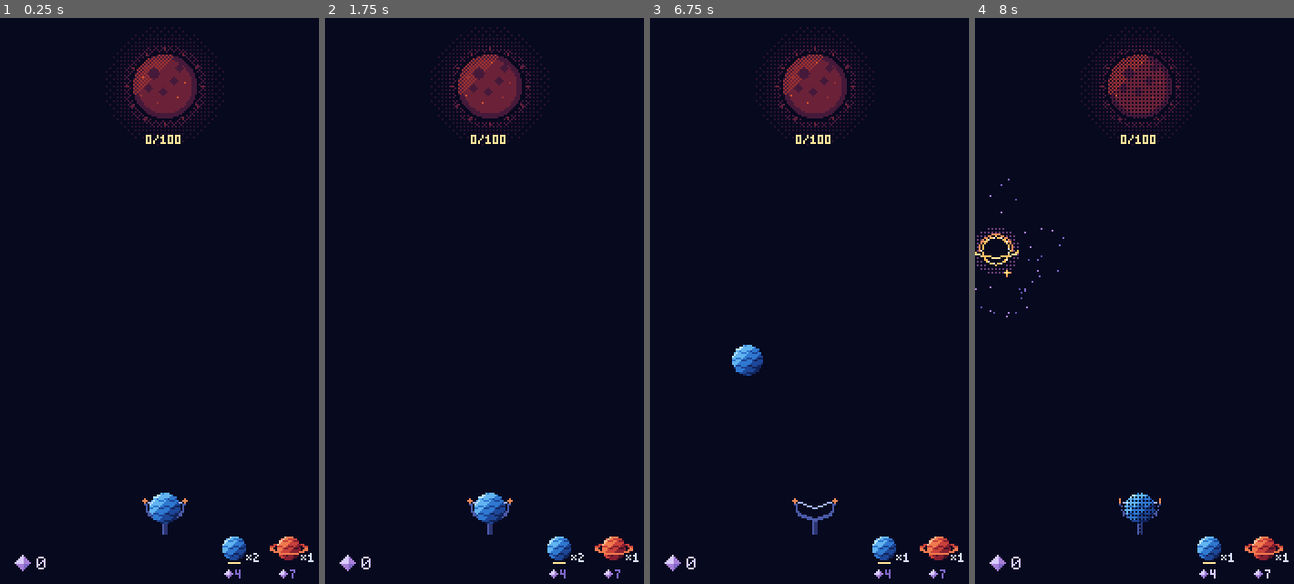
Above: before the commit, frames 1-4 (left to right).
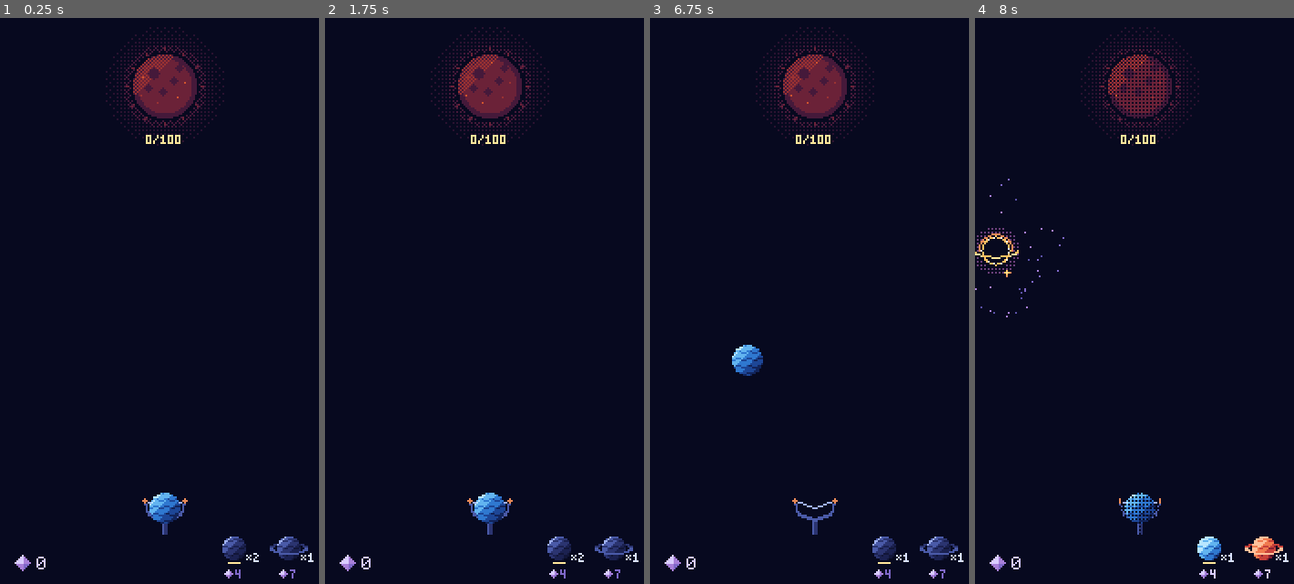
Above: after the commit, the same moments.

Repository: mrafael1/DustInSpace
Game: Godot game, scene res://game/scenes/main.tscn
Two runs of this game, one before a commit and one after it. Both use one fixed random seed, a clock stepped at 60 frames per second and the inputs below.
Inputs (mouse positions are in pixels of both pictures, inside the frame that each line leads up to):
- Up to frame 1 (0.25 s): no input
- Up to frame 2 (1.75 s): tap Enter at 0.5 s; move the mouse to (561, 278) at 0.52 s; hold Shift 0.53-1.25 s; click (561, 278) at 0.67 s; tap Space at 1.25 s; drag from (423, 334) to (471, 425) at 1.27 s
- Up to frame 3 (6.75 s): tap Enter at 2, 3.5 s; move the mouse to (847, 176) at 2.02 s; tap Ctrl at 2.1 s; click (847, 176) at 2.17 s; tap Space at 2.75, 4.25 s; drag from (796, 425) to (716, 216) at 2.77 s; move the mouse to (911, 391) at 3.52 s; tap B at 3.6 s; click (911, 391) at 3.67 s; drag from (716, 216) to (764, 159) at 4.27 s; move the mouse to (831, 306) at 5.02 s; tap Alt at 5.1 s; click (831, 306) at 5.17 s; drag from (764, 159) to (748, 334) at 5.77 s; move the mouse to (886, 278) at 6.52 s; tap L at 6.6 s; click (886, 278) at 6.67 s
- Up to frame 4 (8 s): drag from (1073, 334) to (1121, 425) at 7.27 s

The runs differ from the first frame. In frame 1, 0.5% of the frame differs, in the area x 69-97%, y 91-96%; in frame 2, 0.5%; in frame 3, 0.5%; in frame 4, 0.5%.

Commit message:
feat: light HUD pack icons when affordable, grey them when not
Co-Authored-By: Claude Opus 5.5 <noreply@anthropic.com>
Claude-Session: https://claude.ai/code/session_01ASnDPR9SCSabzXswq9efCT

Diff:
--- a/game/scenes/pack_view.gd
+++ b/game/scenes/pack_view.gd
@@ -3,7 +3,8 @@
 ## One star pack, drawn in code from its ramp until the pack art lands (#13).
 ## Blue: a banded planet, r8. Red: a smaller planet with a ring. Lit from the top-left, no outline.
 ## Tremble frames are drawn, never scaled: `grown` draws the next radius up, `bright` shifts
-## every pixel one step up its ramp.
+## every pixel one step up its ramp. `greyed` draws the pack on the land ramp instead of its own:
+## the HUD's mark for a pack the dust can't buy.
 
 const RADIUS: Dictionary[String, int] = {"blue": 8, "red": 6}
 ## Red pack ring: an ellipse this wide and tall around the planet.
@@ -22,6 +23,10 @@
 	set(value):
 		bright = value
 		queue_redraw()
+var greyed: bool = false:
+	set(value):
+		greyed = value
+		queue_redraw()
 ## Draws the planet at this radius instead of the kind's own (0 = the kind's). The HUD uses r6.
 var radius_override: int = 0:
 	set(value):
@@ -30,17 +35,19 @@
 
 
 func _draw() -> void:
-	var dots: Dictionary[Vector2i, Color] = pixels(kind, grown, bright, radius_override)
+	var dots: Dictionary[Vector2i, Color] = pixels(kind, grown, bright, radius_override, greyed)
 	for offset: Vector2i in dots:
 		draw_rect(Rect2(Vector2(offset), Vector2.ONE), dots[offset])
 
 
 ## The pack's pixels as offsets from its centre. Empty for an unknown kind.
-static func pixels(p_kind: String, p_grown: bool = false, p_bright: bool = false, p_radius: int = 0) -> Dictionary[Vector2i, Color]:
+static func pixels(p_kind: String, p_grown: bool = false, p_bright: bool = false, p_radius: int = 0, p_greyed: bool = false) -> Dictionary[Vector2i, Color]:
 	var dots: Dictionary[Vector2i, Color] = {}
 	if not RADIUS.has(p_kind):
 		return dots
 	var ramp: Array[Color] = Palette.RED_PACK if p_kind == "red" else Palette.BLUE_PACK
+	if p_greyed:
+		ramp = Palette.GREY_PACK
 	var radius: int = (p_radius if p_radius > 0 else RADIUS[p_kind]) + (1 if p_grown else 0)
 	var lift: int = 1 if p_bright else 0
 	if p_kind == "red":
--- a/game/scenes/palette.gd
+++ b/game/scenes/palette.gd
@@ -43,3 +43,5 @@
 ## Pack ramps, dark to light. Blue and red appear only on packs.
 const BLUE_PACK: Array[Color] = [Color("#12245A"), Color("#1D4696"), Color("#2F78D0"), Color("#62B4F0"), Color("#B8E6FF")]
 const RED_PACK: Array[Color] = [Color("#4A1226"), Color("#862032"), Color("#C8413A"), Color("#F07A4E"), Color("#FFC09A")]
+## A pack the player can't afford, drawn on the land ramp (M1-M5): cool and unsaturated.
+const GREY_PACK: Array[Color] = [Color("#121638"), Color("#1B2150"), Color("#2B3470"), Color("#4A5AA8"), Color("#9FB0EE")]
--- a/game/ui/pack_slot.gd
+++ b/game/ui/pack_slot.gd
@@ -1,6 +1,7 @@
 class_name PackSlot
 extends Node2D
 ## One pack in the HUD: its icon (r6) with "×count", and "◆cost" below.
+## The icon is lit when the dust can buy one and grey when it can't.
 ## Two tap targets (docs/design.md, Packs): the icon loads the pack if owned, or buys it if none
 ## is owned; the cost buys one more. The Hud decides what a tap does; this only shows the slot.
 ## Centred on the icon. Numbers are Labels in the 3x5 font; nothing is baked into art.
@@ -50,6 +51,9 @@
 	_cost.text = "%d" % cost
 	# Cool N7 when the dust isn't there: warm/light colours mean something you can use.
 	_cost.label_settings.font_color = Palette.D0 if affordable else Palette.N7
+	# The planet too: lit one step up its ramp when a buy would work, grey when it wouldn't.
+	_icon.bright = affordable
+	_icon.greyed = not affordable
 	_loaded = loaded
 	queue_redraw()
 
--- a/tests/test_hud.gd
+++ b/tests/test_hud.gd
@@ -125,6 +125,27 @@
 	assert_eq(_slot_label("blue", "Cost").label_settings.font_color, Palette.D0, "but it's won: the buy would work")
 
 
+func test_a_pack_icon_is_lit_when_affordable_and_grey_when_not() -> void:
+	run.dust = 5
+	hud.refresh()
+	assert_true(_icon("blue").bright, "5 dust buys a blue")
+	assert_false(_icon("blue").greyed)
+	assert_true(_icon("red").greyed, "but not a red")
+	assert_false(_icon("red").bright)
+	run.dust = 0
+	hud.refresh()
+	assert_true(_icon("blue").greyed, "grey even while one is still owned")
+
+
+func test_a_greyed_pack_is_drawn_on_the_land_ramp_only() -> void:
+	for kind: String in ["blue", "red"]:
+		var dots: Dictionary[Vector2i, Color] = PackView.pixels(kind, false, false, 6, true)
+		assert_false(dots.is_empty())
+		for colour: Color in dots.values():
+			assert_true(colour in Palette.GREY_PACK, "%s greys out" % kind)
+		assert_eq(dots.keys(), PackView.pixels(kind, false, false, 6).keys(), "same shape as the lit %s" % kind)
+
+
 func test_spending_dust_still_in_flight_never_shows_a_negative_balance() -> void:
 	var ids: Array[int] = []
 	for x: int in [70, 90, 110]:
@@ -327,5 +348,9 @@
 	return hud.get_node(name)
 
 
+func _icon(kind: String) -> PackView:
+	return hud.slot(kind).get_node("Icon")
+
+
 func _slot_label(kind: String, name: String) -> Label:
 	return hud.slot(kind).get_node(name)
Not shown, added: docs/concept/asset_sheet.png.import
Not shown, added: docs/concept/gameplay_mockup_4x.png.import
